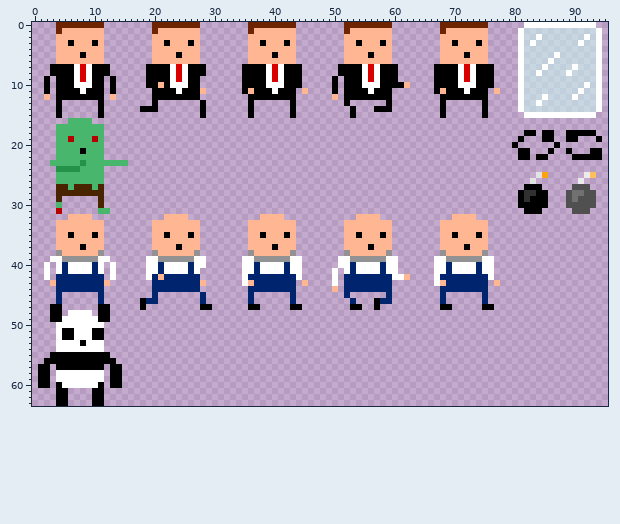
Two versions of one sprite sheet, gfx/skins.png. The picture above is the old version.
The file is 96x64 pixels.
The same view after the edit:
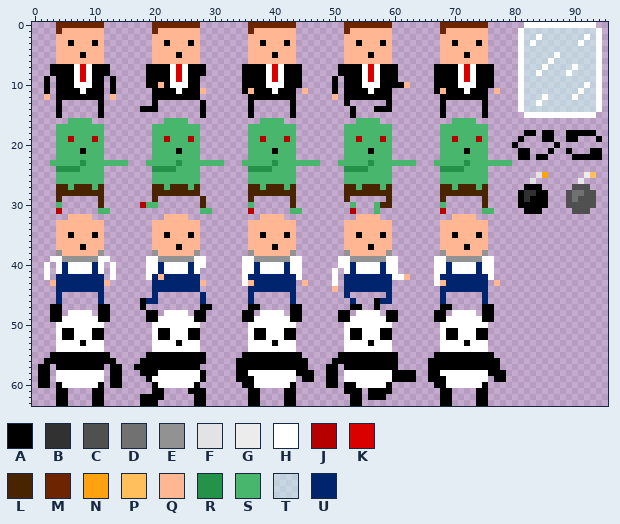
Palette (. is transparent): A #000000  B #313131  C #505050  D #717171  E #929292  F #e3e3e3  G #ececec  H #ffffff  J #b60000  K #db0000  L #492400  M #6d2400  N #ffa20f  P #ffbf5a  Q #ffb692  R #249249  S #49b66d  T #cbfff783  U #00246d
The edit:
@@ x 16..81 @@
 15 ............A.......A......A.........A..............A......A......
-16 ..................................................................
-17 ..................................................................
-18 ..................................................................
-19 .................................................................A
-20 ................................................................A.
-21 .................................................................A
-22 .................................................................A
-23 ..................................................................
-24 ..................................................................
-25 ..................................................................
-26 ..................................................................
-27 ..................................................................
-28 .................................................................A
-29 .................................................................A
-30 .................................................................A
-31 ..................................................................
+16 ......SSSS............SSSS............SSSS............SSSS........
+17 ....SSSSSSSS........SSSSSSSS........SSSSSSSS........SSSSSSSS......
+18 ....SSSSSSSS........SSSSSSSS........SSSSSSSS........SSSSSSSS......
+19 ....SSJSSSJS........SSJSSSJS........SSJSSSJS........SSJSSSJS.....A
+20 ....SSSSSSSS........SSSSSSSS........SSSSSSSS........SSSSSSSS....A.
+21 ....SSSSASSS........SSSSASSS........SSSSASSS........SSSSASSS.....A
+22 ....SSSSSSSS........SSSSSSSS........SSSSSSSS........SSSSSSSS.....A
+23 ...SSSSSRSSSSSSS...SSSSSRSSSSSSS...SSSSSRSSSSSSS...SSSSSRSSSSSSS..
+24 ....RRRRSSSS........RRRRSSSS........RRRRSSSS........RRRRSSSS......
+25 ....SSSSSSSS........SSSSSSSS........SSSSSSSS........SSSSSSSS......
+26 ....SSSSSSSS........SSSSSSSS........SSSSSSSS........SSSSSSSS......
+27 ....LLSLLLSL........LLSLLLSL........LLSLLLSL........LLSLLLSL......
+28 ....LLLLLLLL........LLLLLLLL........LLLLLLLL........LLLLLLLL.....A
+29 ....L.......L.......L......L........L......L........L......L.....A
+30 ..JSS.......L.......S......L.........S...SLL........S......L.....A
+31 ............SS......J......SS........J...S..........J......SS.....
 32 ......QQQQ............QQQQ............QQQQ............QQQQ........
@@ x 15..80 @@
 47 ...A.........AA......AA.....AA........AA..A..........AA.....AA....
-48 ..................................................................
-49 ..................................................................
-50 ..................................................................
-51 ..................................................................
-52 ..................................................................
-53 ..................................................................
-54 ..................................................................
-55 ..................................................................
-56 ..................................................................
-57 ..................................................................
-58 ..................................................................
-59 ..................................................................
-60 ..................................................................
-61 ..................................................................
-62 ..................................................................
-63 ..................................................................
+48 ....AA.HHHH.AA......AA.HHHH.AA......AA.HHHH.AA......AA.HHHH.AA....
+49 ....AAHHHHHHAA......AAHHHHHHAA......AAHHHHHHAA......AAHHHHHHAA....
+50 .....HHHHHHHH........HHHHHHHH........HHHHHHHH........HHHHHHHH.....
+51 .....HAAHHHAA........HAAHHHAA........HAAHHHAA........HAAHHHAA.....
+52 .....HAAHHHAA........HAAHHHAA........HAAHHHAA........HAAHHHAA.....
+53 .....HHHHAHHH........HHHHAHHH........HHHHAHHH........HHHHAHHH.....
+54 .....HHHHHHHH........HHHHHHHH........HHHHHHHH........HHHHHHHH.....
+55 ....AAAAAAAAAA......AAAAAAAAAA......AAAAAAAAAA......AAAAAAAAAA....
+56 ...AAAAAAAAAAA.....AAAAAAAAAAAA....AAAAAAAAAAA.....AAAAAAAAAAAA...
+57 ..AAAAAAAAAAA......AAAAAAAAAAAA...AA.AAAAAAAAA.....AAAAAAAAAAAA...
+58 ...AAAHHHHHHHA.....AAHHHHHHHHAAA..AA.HHHHHHHHAAAA..AAHHHHHHHHAAA..
+59 ....AHHHHHHHHA.....AAAHHHHHHH.AA..AA.HHHHHHHHAAAA..AAAHHHHHHH.AA..
+60 .....AHHHHHHA.......AAHHHHHHA.....AA.AAHHHHHA.......AAHHHHHHA.....
+61 .....AA....AAA.......AA....AA........AAA.AAAA........AA....AA.....
+62 ...AAAA.....AA.......AA....AA.........AA.AAA.........AA....AA.....
+63 ...AAA......AA.......AA....AA.........AA.............AA....AA.....
Where, in picture pixels (left, top, right, bottom), the same in both pictures:
added: (140, 118, 320, 214)
added: (338, 118, 512, 214)
added: (134, 310, 206, 406)
added: (236, 310, 506, 406)
